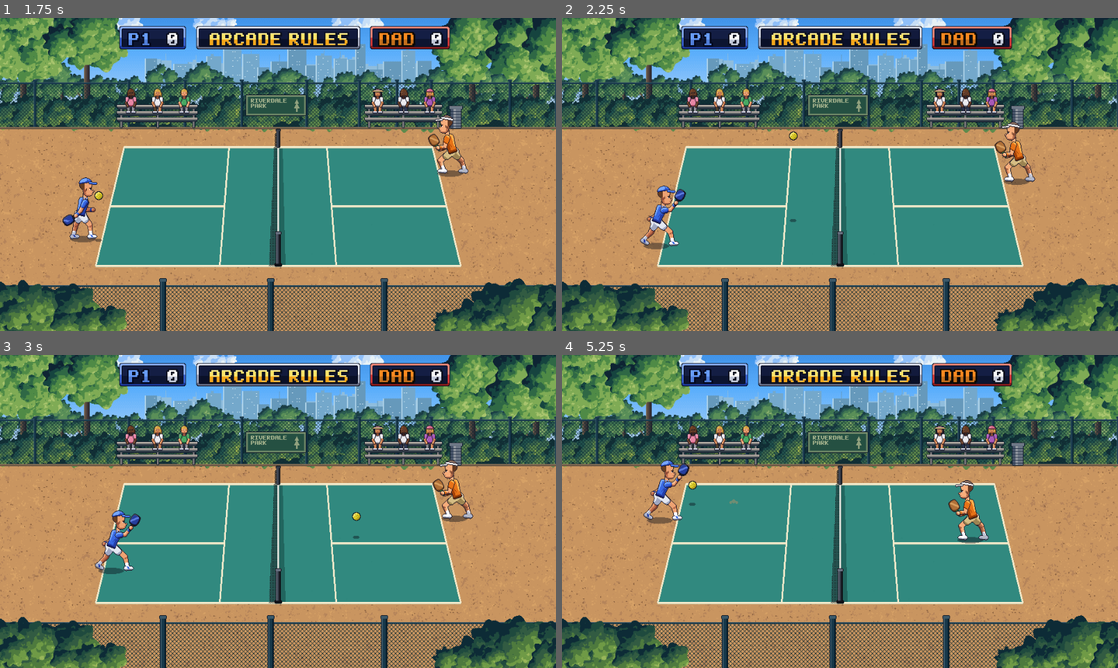
Above: before the commit, frames 1-4 (two rows, left to right).
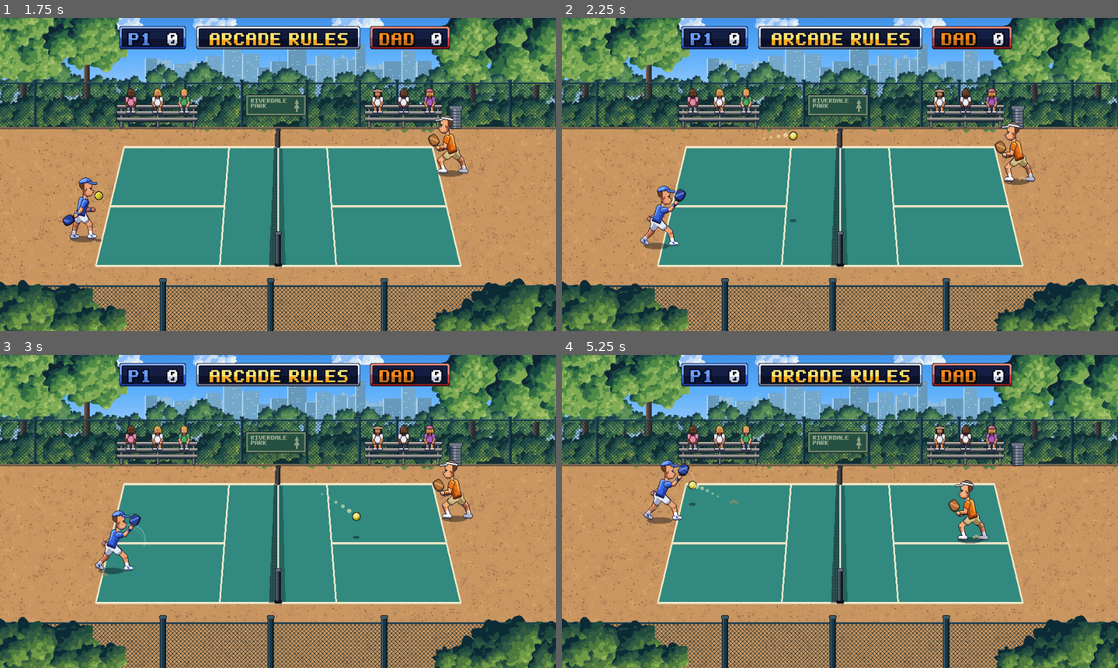
Above: after the commit, the same moments.

Repository: austinthedeveloper/pickleball-port-kit
Game: Godot game, scene res://scenes/main.tscn
The game is run twice, just before and just after one commit, with the same random seed, the same clock (stepped at 60 frames per second) and the same inputs.
Inputs (mouse positions are in pixels of both pictures, inside the frame that each line leads up to):
- Up to frame 1 (1.75 s): tap Enter (start) at 0.5, 0.8, 1.25, 1.35 s; move the mouse to (400, 158) at 0.52 s; hold D (move_right) 0.53-1.28 s; hold K (drive) 0.53-1.28 s; click (400, 158) at 0.67 s; move the mouse to (166, 190) at 1.27 s; hold S (move_down) from 1.28 s (still down); tap K (drive) at 1.55 s
- Up to frame 2 (2.25 s): move the mouse to (895, 105) at 2.02 s; release S (move_down) at 2.03 s; hold D (move_right) from 2.03 s (still down); hold K (drive) from 2.03 s (still down)
- Up to frame 3 (3 s): tap Enter (start) at 2.3, 2.75 s; move the mouse to (250, 574) at 2.77 s; release D (move_right) at 2.78 s; release K (drive) at 2.78 s; hold W (move_up) from 2.78 s (still down); tap Space (hit) at 2.85 s; click (250, 574) at 2.92 s
- Up to frame 4 (5.25 s): tap K (drive) at 3.05, 4.55 s; move the mouse to (1006, 558) at 3.52 s; release W (move_up) at 3.53 s; hold L (soft) 3.53-4.28 s; hold A (move_left) 3.53-5.03 s; tap Enter (start) at 3.8, 4.25, 4.35, 5 s; move the mouse to (673, 464) at 4.27 s; move the mouse to (867, 511) at 5.02 s; hold S (move_down) from 5.03 s (still down); tap J at 5.1 s; click (867, 511) at 5.17 s

Frame 1 is identical in both runs. In frame 2, less than 0.1% of the frame differs, in the area x 34-84%, y 36-52%; in frame 3, less than 0.1%; in frame 4, less than 0.1%, in the area x 16-76%, y 35-59%.

Commit message:
Feel: contact punch (PORT-01)
view/feel.gd, display only: a short deterministic screen shake on drives
and put-aways (the HUD stays still), a trail behind drive-pace balls,
squash on the bounce, a whoosh arc on a swing's first contact frame, and
dust when a running player plants. Each effect is switched in Feel.ON.
test_feel.gd covers the triggers, settling, and that 1,200 frames with
everything on leave the sim identical to a bare one. Golden traces
unchanged. Roadmap: PORT-01 ready to test; a 'For you' list starts.

Co-Authored-By: Claude Opus 5.5 <noreply@anthropic.com>

Diff:
--- /dev/null
+++ b/game/tests/test_feel.gd
@@ -0,0 +1,82 @@
+## PORT-01: contact punch is display only, fires on the right events, and
+## settles back to rest.
+extends TestSuite
+
+
+func _view() -> MatchView:
+	var v := MatchView.new()
+	runner.root.add_child(v)
+	v.setup(SimTypes.MatchConfig.singles(), "park", true)
+	return v
+
+
+func test_drive_shakes_and_settles() -> void:
+	var v := _view()
+	v.feel.on_event([K.EVENT_HIT, 100, 130, 0 | (K.SHOT_DRIVE << 4)])
+	check(v.feel.shake_frames > 0, "a drive shakes the picture")
+	var moved := false
+	for f in 30:
+		v.feel.update()
+		if v.position != Vector2.ZERO:
+			moved = true
+	check(moved, "the picture moved")
+	eq(v.position, Vector2.ZERO, "and came back to rest")
+	v.feel.on_event([K.EVENT_HIT, 100, 130, 0 | (K.SHOT_STANDARD << 4)])
+	eq(v.feel.shake_frames, 0, "a standard shot at a low ball doesn't shake")
+	v.queue_free()
+
+
+func test_bounce_squashes_the_ball() -> void:
+	var v := _view()
+	var base := v._ball_sprite.scale
+	v.feel.on_event([K.EVENT_BOUNCE, 100, 130, 1])
+	v.feel.update()
+	check(v._ball_sprite.scale.x > base.x and v._ball_sprite.scale.y < base.y, "squashed wide")
+	for f in Feel.SQUASH_FRAMES + 1:
+		v.feel.update()
+	eq(v._ball_sprite.scale, base, "back to round")
+	v.queue_free()
+
+
+func test_trail_follows_fast_balls_only() -> void:
+	var v := _view()
+	var b := v.sim.ball
+	b.rally_state = K.BALL_RALLY_LIVE
+	b.z_fp = K.to_fp(10)
+	b.vx_fp = 60
+	b.vy_fp = 0
+	v._ball_root.visible = true
+	for f in 10:
+		v.feel.update()
+	eq(v.feel.trail.size(), Feel.TRAIL_LEN, "a fast ball leaves a trail")
+	b.vx_fp = 20
+	for f in 10:
+		v.feel.update()
+	eq(v.feel.trail.size(), 0, "a slow one doesn't")
+	v.queue_free()
+
+
+func test_whoosh_on_contact_frames() -> void:
+	var v := _view()
+	var p: SimTypes.Player = v.sim.players[0]
+	p.state = K.STATE_WINDUP
+	v.feel.update()
+	p.state = K.STATE_ACTIVE
+	v.feel.update()
+	eq(v.feel.whooshes.size(), 1, "the first active frame draws a whoosh")
+	for f in Feel.WHOOSH_FRAMES:
+		v.feel.update()
+	eq(v.feel.whooshes.size(), 0, "and it fades")
+	v.queue_free()
+
+
+func test_feel_leaves_the_sim_alone() -> void:
+	var v := _view()
+	var bare := Sim.new()
+	bare.start_attract()
+	for f in 1200:
+		v._physics_process(1.0 / 60.0)
+		bare.step()
+		bare.drain_events()
+	eq(v.sim.snapshot(), bare.snapshot(), "1200 frames with every effect on")
+	v.queue_free()
--- /dev/null
+++ b/game/view/feel.gd
@@ -0,0 +1,117 @@
+## Contact punch (product brief: "physical and punchy"), display only:
+## a short screen shake on drives and put-aways, a trail behind fast balls,
+## squash on the bounce, a whoosh arc on the swing's contact frames, and
+## dust when a running player plants. Each effect has its switch in ON.
+## Deterministic (no randomness), so screenshots and tests repeat.
+class_name Feel
+extends Node2D
+
+const ON := {"shake": true, "trail": true, "squash": true, "whoosh": true, "plant_dust": true}
+
+const SHAKE_DRIVE := [3.0, 8]      ## amplitude px, frames
+const SHAKE_PUTAWAY := [4.0, 10]
+const PUTAWAY_Z := 18              ## world px: a contact this high is a put-away
+const TRAIL_SPEED := 50            ## |vx| + |vy| (12.4) at or above which a trail shows
+const TRAIL_LEN := 6
+const SQUASH_FRAMES := 4
+const WHOOSH_FRAMES := 6
+const PLANT_SPEED := 14            ## 12.4: running faster than this, a stop kicks dust
+
+var view                           ## MatchView (untyped: the classes reference each other)
+var shake_frames := 0
+var shake_total := 1
+var shake_amp := 0.0
+var trail: Array = []              ## recent ball screen positions, oldest first
+var squash := 0
+var whooshes: Array = []           ## [position, facing_left, frames_left]
+var _frame := 0
+var _prev_state := [0, 0, 0, 0]
+var _prev_speed := [0, 0, 0, 0]
+var _ball_scale := Vector2.ONE
+
+
+func setup(v) -> void:
+	view = v
+	_ball_scale = view._ball_sprite.scale
+	z_index = 1
+
+
+func on_event(e: Array) -> void:
+	match e[0]:
+		K.EVENT_HIT:
+			var shot: int = e[3] >> 4
+			if ON["shake"]:
+				if view.sim.ball.z_fp >= K.to_fp(PUTAWAY_Z) or (shot == K.SHOT_DRIVE
+						and view.sim.ball.z_fp >= K.to_fp(PUTAWAY_Z - 4)):
+					_shake(SHAKE_PUTAWAY)
+				elif shot == K.SHOT_DRIVE:
+					_shake(SHAKE_DRIVE)
+		K.EVENT_BOUNCE:
+			if ON["squash"]:
+				squash = SQUASH_FRAMES
+
+
+func _shake(spec: Array) -> void:
+	if spec[0] >= shake_amp or shake_frames == 0:
+		shake_amp = spec[0]
+		shake_frames = spec[1]
+		shake_total = spec[1]
+
+
+func update() -> void:
+	_frame += 1
+	var sim: Sim = view.sim
+	# shake: a decaying deterministic wobble of the whole picture (not the HUD)
+	if shake_frames > 0:
+		shake_frames -= 1
+		var k := shake_amp * float(shake_frames) / shake_total
+		view.position = Vector2(sin(_frame * 2.3) * k, cos(_frame * 1.9) * k * 0.6).round()
+	else:
+		view.position = Vector2.ZERO
+	# trail behind a fast ball
+	var b := sim.ball
+	var fast := b.rally_state == K.BALL_RALLY_LIVE and absi(b.vx_fp) + absi(b.vy_fp) >= TRAIL_SPEED
+	if ON["trail"] and fast and view._ball_root.visible:
+		trail.append(CourtView.air(b.x_fp, b.y_fp, b.z_fp).round())
+		if trail.size() > TRAIL_LEN:
+			trail.pop_front()
+	elif trail.size() > 0:
+		trail.pop_front()
+	# squash on the bounce
+	if squash > 0:
+		squash -= 1
+		var t := float(squash) / SQUASH_FRAMES
+		view._ball_sprite.scale = _ball_scale * Vector2(1.0 + 0.35 * t, 1.0 - 0.3 * t)
+	else:
+		view._ball_sprite.scale = _ball_scale
+	# whoosh on the swing's first contact frame; dust when a runner plants
+	for i in K.MAX_PLAYERS:
+		var p: SimTypes.Player = sim.players[i]
+		if not p.active:
+			continue
+		var feet := CourtView.ground(p.x_fp, p.y_fp).round()
+		var left := p.team == 1
+		if ON["whoosh"] and p.state == K.STATE_ACTIVE and _prev_state[i] != K.STATE_ACTIVE:
+			whooshes.append([feet + Vector2(-34 if left else 34, -58), left, WHOOSH_FRAMES])
+		if ON["plant_dust"] and _prev_state[i] == K.STATE_MOVE and p.state != K.STATE_MOVE \
+				and _prev_speed[i] > PLANT_SPEED:
+			view._spawn_fx("dust", feet + Vector2(10 if left else -10, 0), 1)
+		_prev_state[i] = p.state
+		_prev_speed[i] = absi(p.vx_fp) + absi(p.vy_fp)
+	for w in whooshes:
+		w[2] -= 1
+	whooshes = whooshes.filter(func(w): return w[2] > 0)
+	queue_redraw()
+
+
+func _draw() -> void:
+	var n := trail.size()
+	for i in n:
+		var t := float(i + 1) / (n + 1)
+		draw_circle(trail[i], 1.5 + 3.0 * t, Color(1.0, 0.97, 0.75, 0.25 + 0.5 * t))
+	for w in whooshes:
+		var a: float = float(w[2]) / WHOOSH_FRAMES
+		var start := -PI * 0.75 if not w[1] else -PI * 0.25
+		var sweep := PI * 0.9 * (1.0 if not w[1] else -1.0)
+		draw_arc(w[0], 26.0, start, start + sweep, 12, Color(1, 1, 1, 0.55 * a), 3.0)
+		draw_arc(w[0], 20.0, start, start + sweep * 0.8, 10, Color(1, 1, 1, 0.3 * a), 2.0)
--- a/game/view/match_view.gd
+++ b/game/view/match_view.gd
@@ -53,6 +53,7 @@
 var _hud: Hud
 var _sfx: Sfx
 var _debug: DebugOverlay
+var feel: Feel
 
 
 func setup(cfg: SimTypes.MatchConfig, venue_name: String, is_demo: bool) -> void:
@@ -104,6 +105,9 @@
 	add_child(_fx)
 	_build_players()
 	_build_ball()
+	feel = Feel.new()
+	_fx.add_child(feel)
+	feel.setup(self)
 	if sim.config.practice and not demo:
 		_shadows.add_child(PracticeView.zone(sim.practice))
 		_actors.add_child(PracticeView.machine(sim.practice))
@@ -270,6 +274,7 @@
 
 
 func _on_event(e: Array) -> void:
+	feel.on_event(e)
 	var kind: int = e[0]
 	var at := CourtView.ground(K.to_fp(e[1]), K.to_fp(e[2]))
 	match kind:
@@ -450,6 +455,7 @@
 		_ball_frame = fmod(_ball_frame + speed / 80.0, 4.0)
 		var fw := _ball_sprite.region_rect.size.x
 		_ball_sprite.region_rect.position.x = int(_ball_frame) * fw
+	feel.update()
 	for poly in _lava:
 		poly.color.a = 0.74 + 0.08 * sin(Time.get_ticks_msec() / 260.0)
 	if _crowd_cheer > 0:
Not shown, added: game/tests/test_feel.gd.uid
Not shown, added: game/view/feel.gd.uid
Not shown, changed: design/PORT_ROADMAP.md
